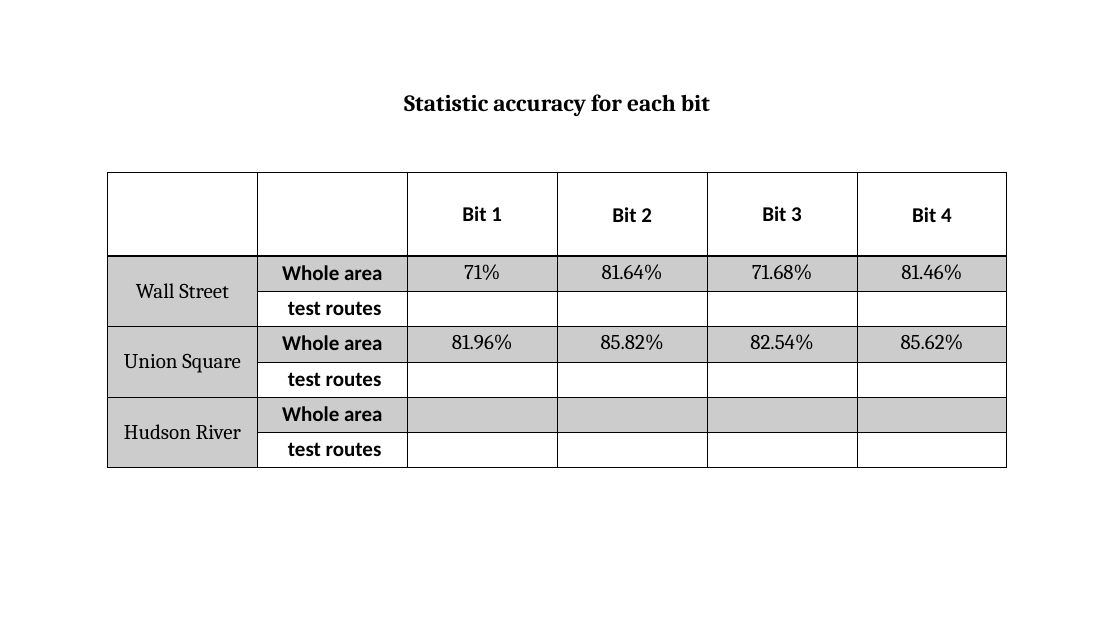
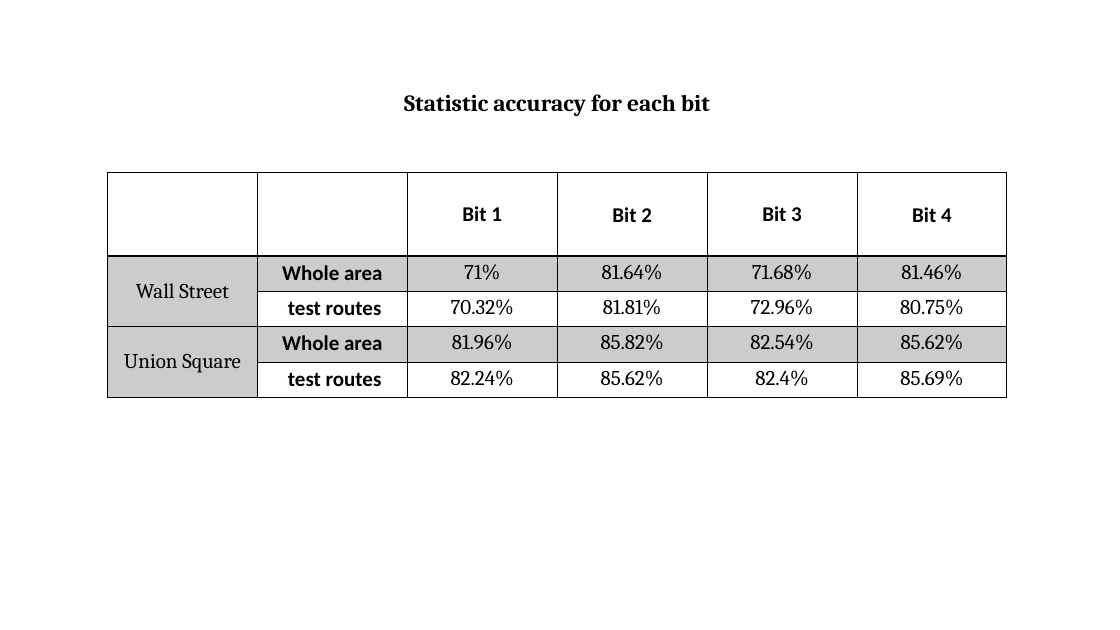
Before and after one commit to ZhouMengjie/bsd-cnn-network, a slide deck: slide 61 of BSD_Figures.pptx. Drawn at 1120x630 pixels with LibreOffice and Linux fonts; fonts in the diff are those of the drawing. Boxes give left, top, right and bottom in pixels: in the first picture for what was removed or moved away, otherwise in the second. Text is boxed around its words. In the diff, an @@ line names an element or a change of style, - is before the commit and + after.

```diff
--- a/BSD_Figures.pptx
+++ b/BSD_Figures.pptx
@@ table at bbox=[108, 172, 1005, 397] @@
-row 3:  | test routes |  |  |  | 
+row 3:  | test routes | 70.32% | 81.81% | 72.96% | 80.75%
-row 5:  | test routes |  |  |  | 
-row 6: Hudson River | Whole area |  |  |  | 
-row 7:  | test routes |  |  |  | 
+row 5:  | test routes | 82.24% | 85.62% | 82.4% | 85.69%
```
Also in this commit, not shown: 3 other slides changed, 8 slides added, 1 other file.
